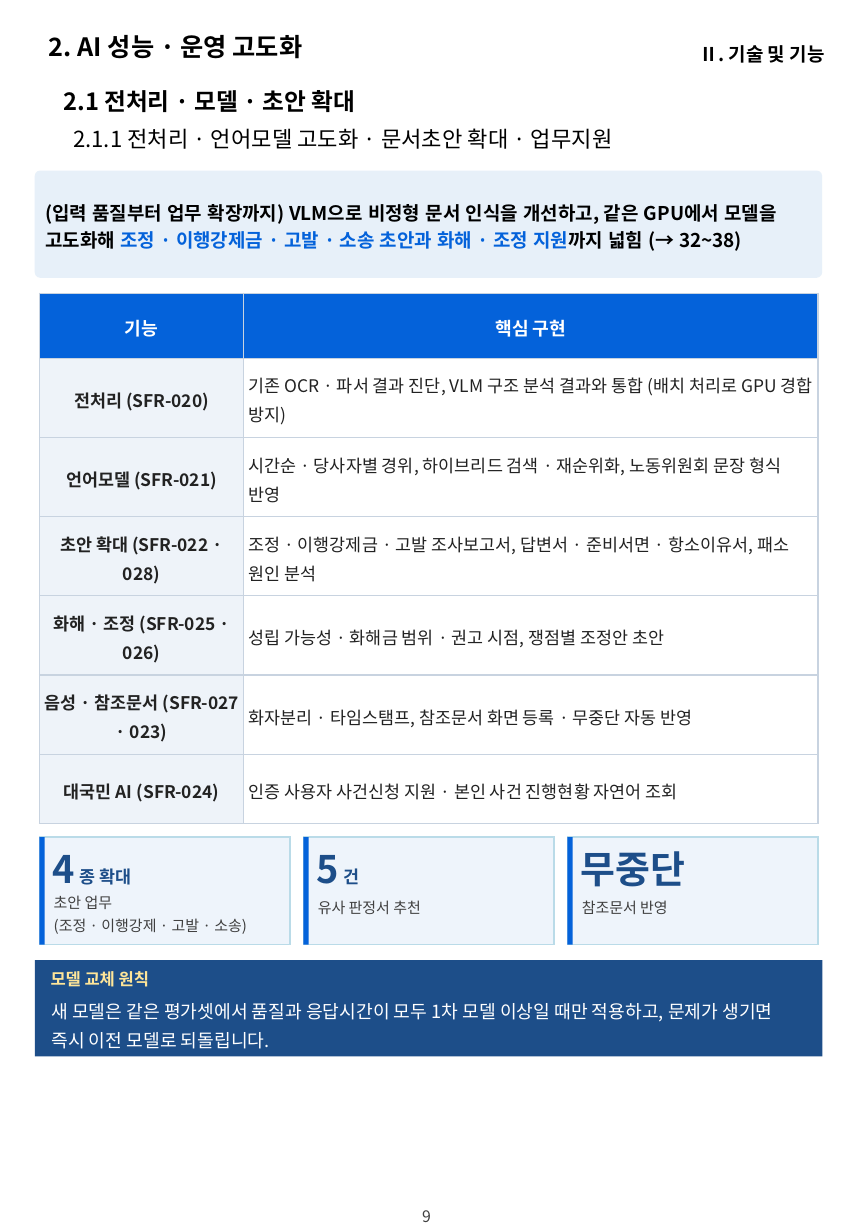
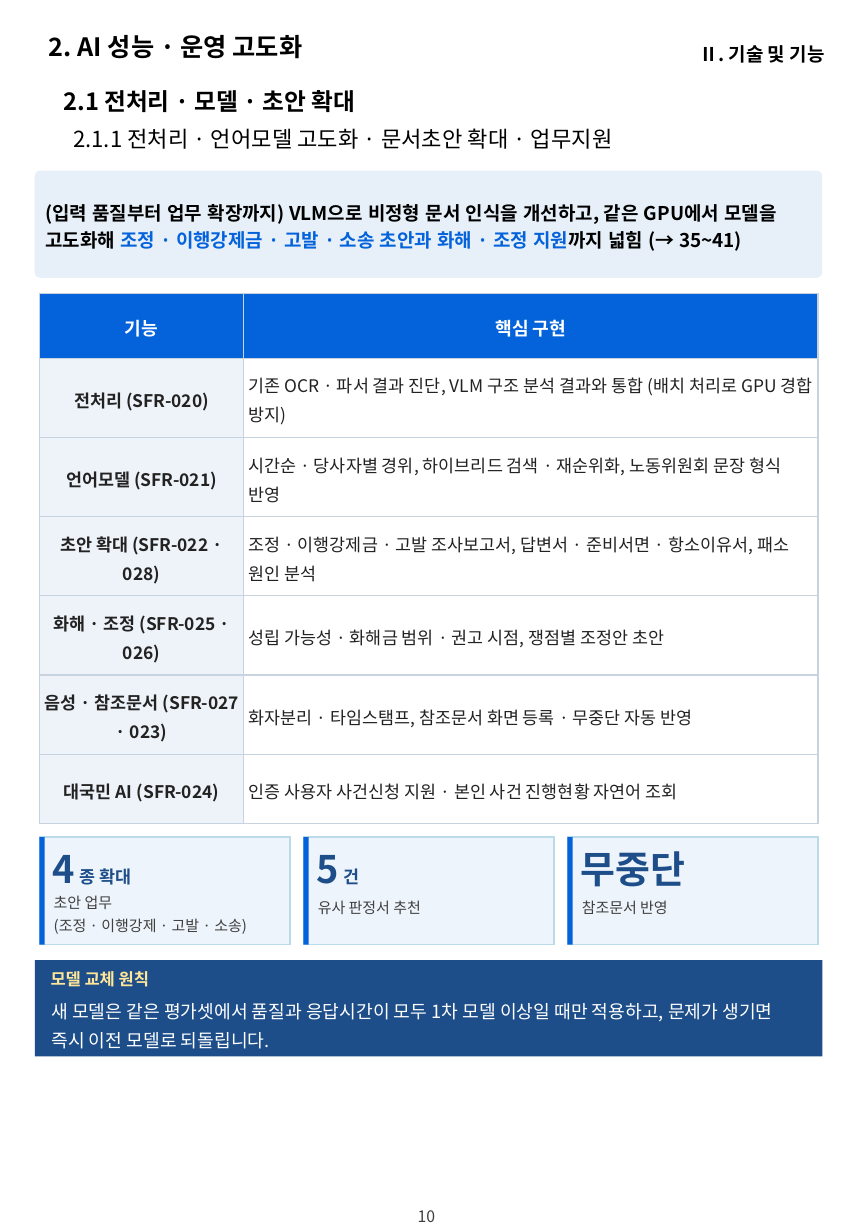
Before and after one commit to hwangsteeve-tech/hbjw, a slide deck: slide 10 of proposals/2026-11_nlrc-ai-labor-commission/nlrc_제안요약서.pptx (slide 9 before the commit). Drawn at 853x1232 pixels with LibreOffice and Linux fonts; fonts in the diff are those of the drawing; background and template pictures are left out. Boxes give left, top, right and bottom in pixels: in the first picture for what was removed or moved away, otherwise in the second. Text is boxed around its words. In the diff, an @@ line names an element or a change of style, - is before the commit and + after.

```diff
--- a/proposals/2026-11_nlrc-ai-labor-commission/nlrc_제안요약서.pptx
+++ b/proposals/2026-11_nlrc-ai-labor-commission/nlrc_제안요약서.pptx
@@ text in rounded rectangle at (45,204,777,251): text changed @@
-(입력 품질부터 업무 확장까지) VLM으로 비정형 문서 인식을 개선하고, 같은 GPU에서 모델을 고도화해 조정 · 이행강제금 · 고발 · 소송 초안과 화해 · 조정 지원까지 넓힘 (→ 32~38)
+(입력 품질부터 업무 확장까지) VLM으로 비정형 문서 인식을 개선하고, 같은 GPU에서 모델을 고도화해 조정 · 이행강제금 · 고발 · 소송 초안과 화해 · 조정 지원까지 넓힘 (→ 35~41)
@@ page number at (418,1210,436,1222): text changed @@
-9
+10
@@ text at (419,1210,435,1222): text changed @@
-9
+10
```
Also in this commit, not shown: 8 other slides changed, 1 slide added, 7 other files.
